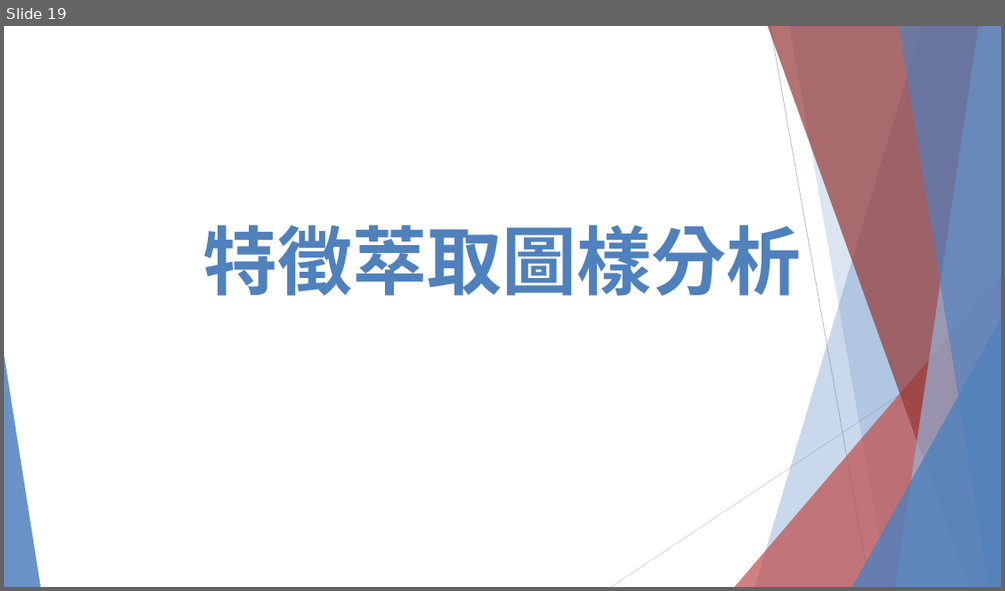
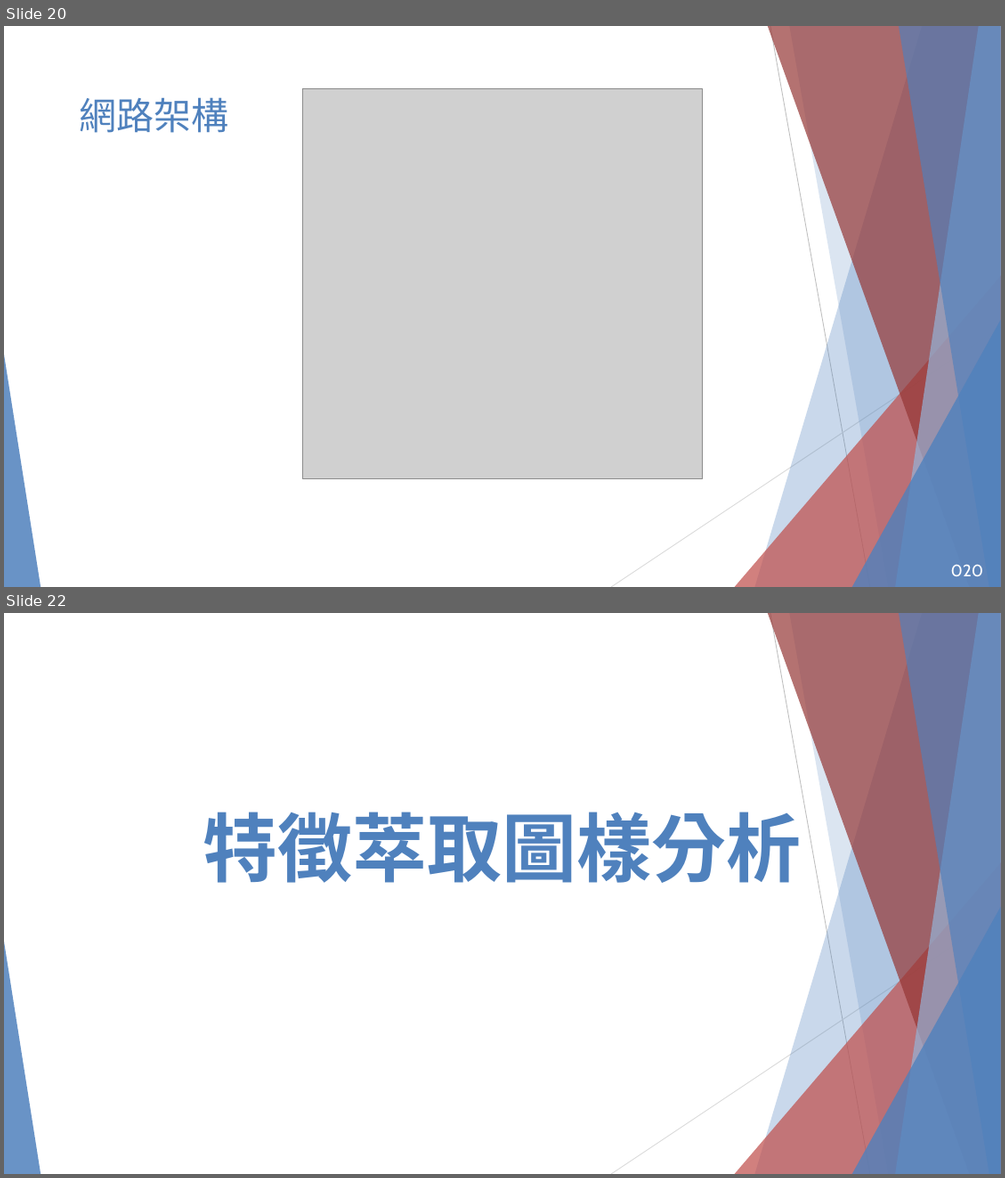
Before and after one commit to chwen529/data, a slide deck: 2023-11-15.pptx. Shown one above the other, each under a label of ours: slide 19 before the commit, slides 20 and 22 after it; the slides between them are not shown. The pictures are 1005x591 and 1005x1178 pixels, drawn with LibreOffice and Linux fonts; fonts in the diff are those of the drawing; grey boxes stand for pictures; background and template pictures are left out. Boxes give left, top, right and bottom in pixels: in the first picture for what was removed or moved away, otherwise in the second. Text is boxed around its words. In the diff, an @@ line names an element or a change of style, - is before the commit and + after.

```diff
--- a/2023-11-15.pptx
+++ b/2023-11-15.pptx
@@ slide 20 added at [4, 26, 1001, 587], background picture (left out); not listed: 10 template elements that a slide beside it also shows @@
@@ text added at [80, 97, 229, 133], 36 pt, text #4F81BD @@
+網路架構
@@ picture added at [303, 88, 703, 478] @@
@@ page number added at [951, 564, 983, 576], 16 pt, text #FFFFFF @@
+020
@@ what was slide 19 is now slide 22 @@
```
Also in this commit, not shown: 2 other slides added.
